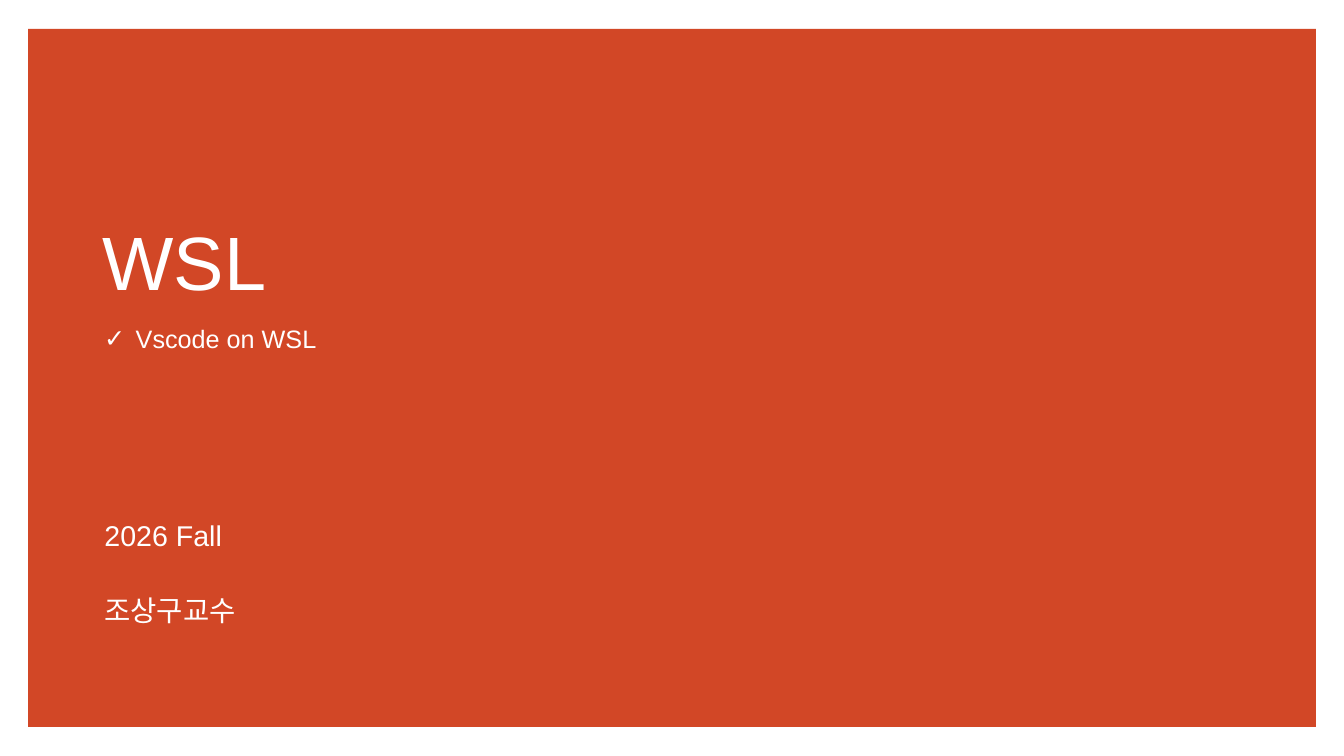
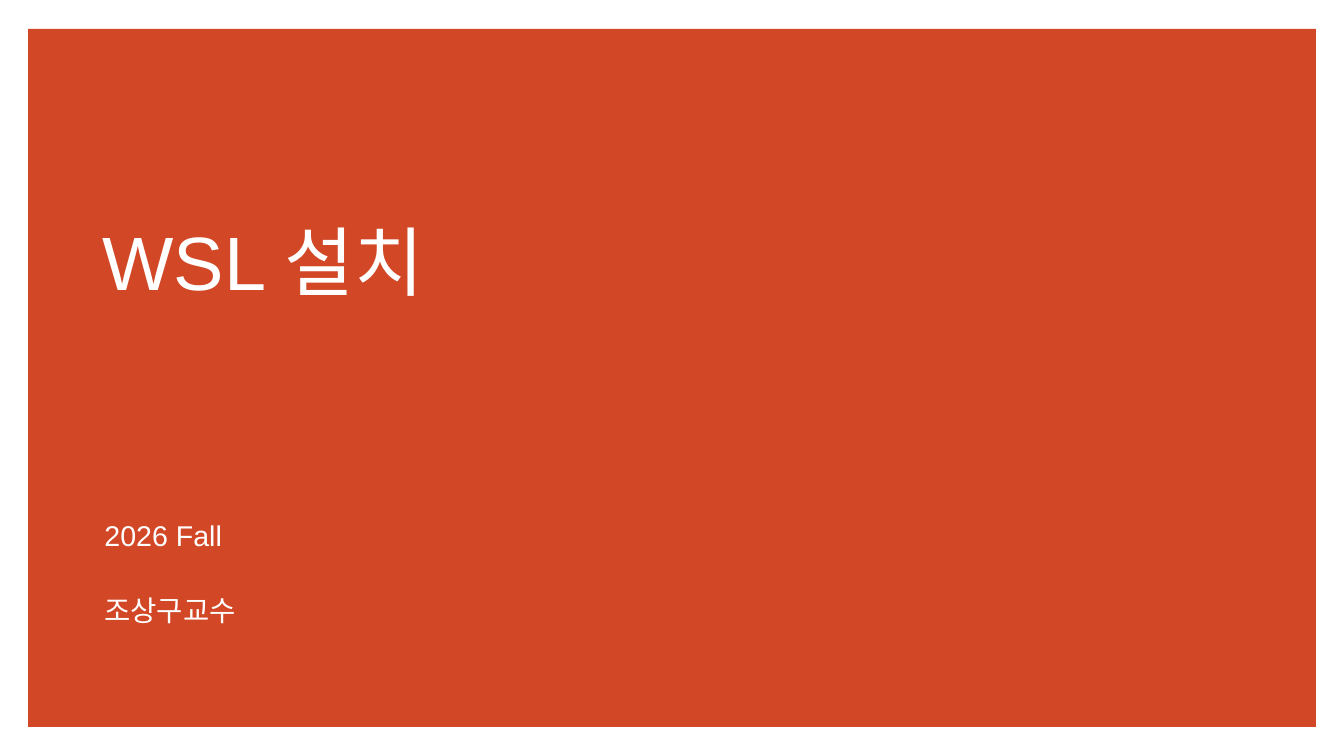
Before and after one commit to ancestor9/2026_Fall_AI-Workflow, a slide deck: slide 71 of PPTs/00_App Deployment.pptx. Drawn at 1344x756 pixels with LibreOffice and Linux fonts; fonts in the diff are those of the drawing. Boxes give left, top, right and bottom in pixels: in the first picture for what was removed or moved away, otherwise in the second. Text is boxed around its words. In the diff, an @@ line names an element or a change of style, - is before the commit and + after.

```diff
--- a/PPTs/00_App Deployment.pptx
+++ b/PPTs/00_App Deployment.pptx
@@ title at bbox=[102, 227, 423, 296]: text changed @@
-WSL
+WSL 설치
@@ text removed at bbox=[136, 329, 317, 349] @@
-✓ Vscode on WSL
```
Also in this commit, not shown: 1 other slide changed, 5 slides added.
